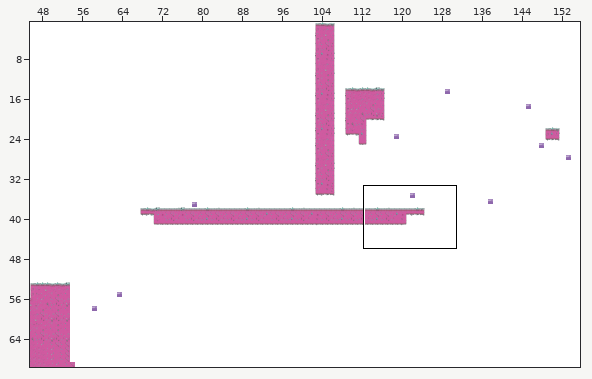
Two versions of a level (Tiled map, res/maps/spacemap_second.tmx). Above: a wide view before the commit, with the close-up outlined.
Close-up. Before the commit:
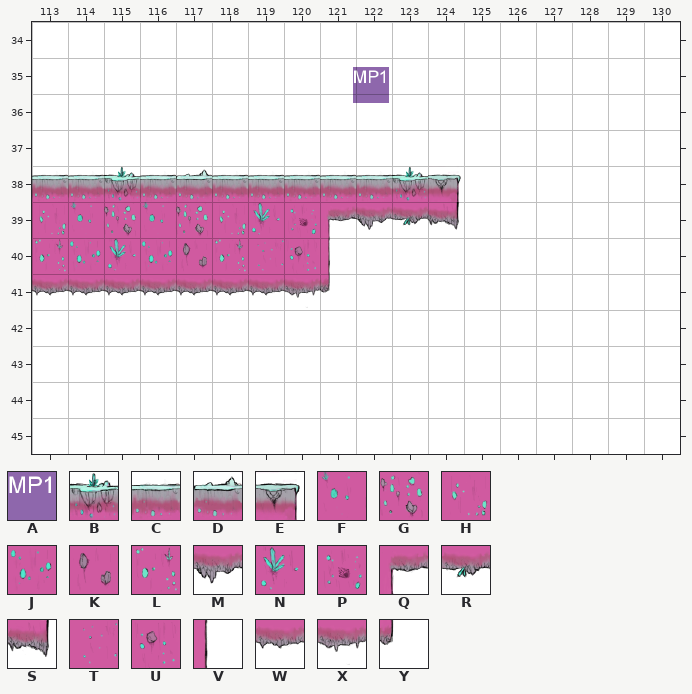
Cells are 64x64 px. Shown: x 113..130, y 34..45. The commit also changed other parts of the map, which this record leaves out.
Key: from "moving_platform": A 0 "bigPlatform"; from "tiledmap_final": B 7, C 55, D 61, E 62, F 108, G 109, H 110, J 133, K 134, L 135, M 155, N 158, P 159, Q 160, R 161, S 162, T 183, U 184, V 185, W 208, X 209, Y 210.
_ is an empty cell.
Objects are placed by their top-left corner, in cells (3,4 is the top-left corner of cell 3,4); size is 1x1 cell unless given.
Layer "Tiles" before, first column x 113:
34 __________________
35 __________________
36 __________________
37 __________________
38 CCBCDCCCCCBE______
39 HFGFGHNPQMRS______
40 LJNJKLTUV_________
41 WWWWWWWXY_________
42 __________________
43 __________________
44 __________________
45 __________________
Objects on layer "Zones" before:
A "rtmp_1" at 121.9,35.2
New version:
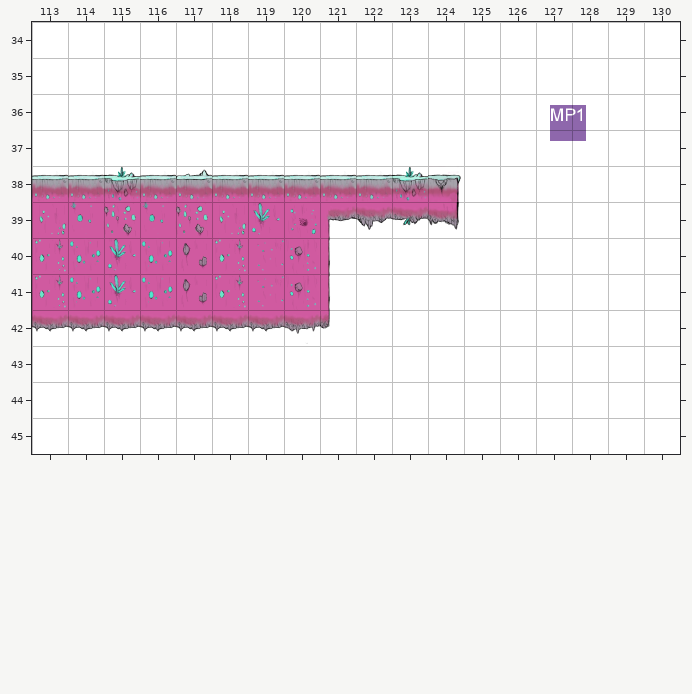
Difference:
{"where": "layer \"Tiles\""}
{"y":41,"x":113,"old":"WWWWWWWXY","new":"LJNJKLTUV"}
{"y":42,"x":113,"old":"_________","new":"WWWWWWWXY"}
{"where": "layer \"Entities\""}
{"now": "A \"ai1\" at 127.4,36.3"}
{"where": "layer \"Zones\""}
{"was": "A \"rtmp_1\" at 121.9,35.2"}
{"label":"removed","picture_box":[353,67,389,103]}
{"label":"added","picture_box":[550,105,586,141]}
{"label":"changed","picture_box":[32,274,330,344]}
